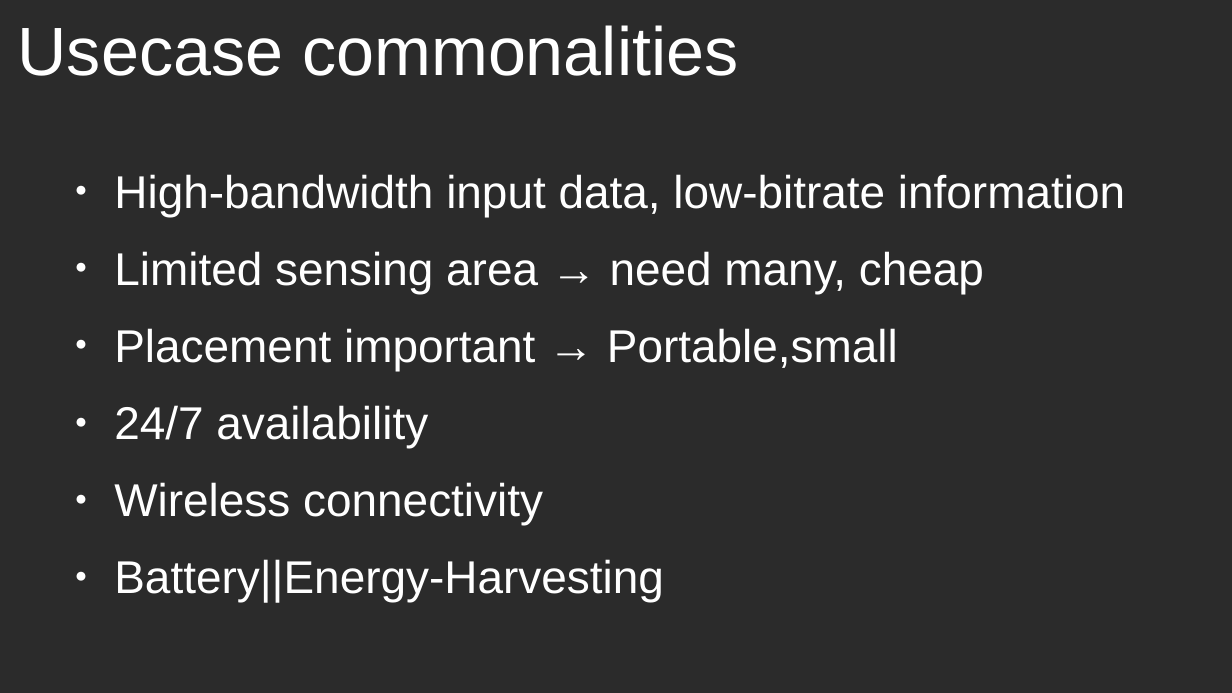
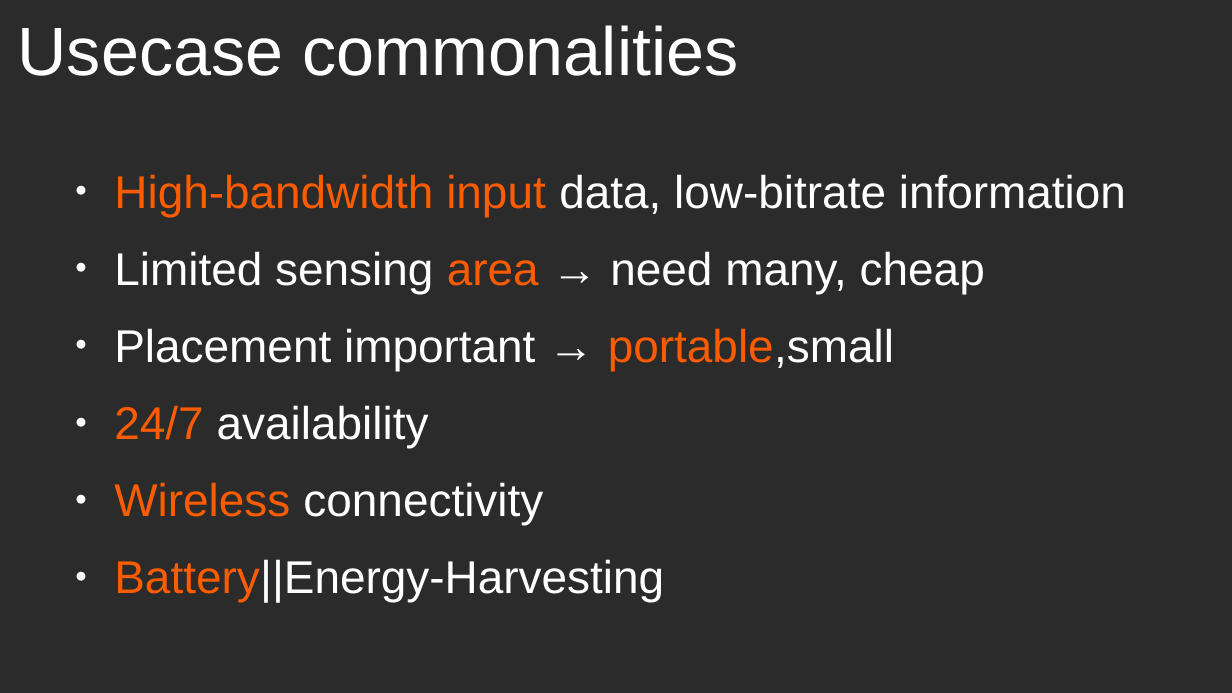
Before and after one commit to jonnor/embeddedml, a slide deck: slide 9 of doc/euroscipy2018/slides.odp. Drawn at 1232x693 pixels with LibreOffice and Linux fonts; fonts in the diff are those of the drawing; background and template pictures are left out; a plain dark background stands for a picture behind light text. Boxes give left, top, right and bottom in pixels: in the first picture for what was removed or moved away, otherwise in the second. Text is boxed around its words. In the diff, an @@ line names an element or a change of style, - is before the commit and + after.

```diff
--- a/doc/euroscipy2018/slides.odp
+++ b/doc/euroscipy2018/slides.odp
@@ text at (114,174,1126,602): text colour #FFFFFF to #FC5C00 in "High-bandwidth input", "area", "24/7", "Wireless" and 1 more places @@
@@ text at (114,328,894,371): text changed @@
-● Placement important → Portable,small
+● Placement important → portable,small
```
Also in this commit, not shown: 12 other slides changed, 1 slide added, 1 slide removed, 3 other files.
